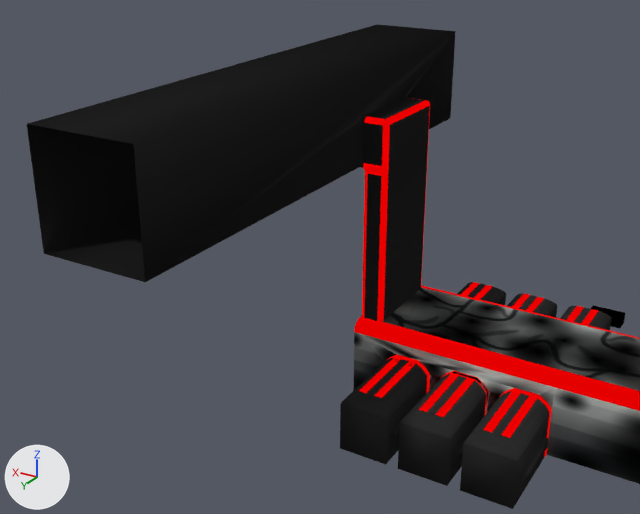
Two versions of the Blender file 3D_Models/3D Models/1_StartingArea/1_StartingArea.blend, one commit apart.
Both versions are drawn from a camera (50 mm lens) standing at (-15.31, 74.24, 40.93) and looking at (17.65, 19.31, 13.47). The axes (+X, +Y, +Z) are drawn at lower left. The lights are the same throughout.

The first picture shows 'StartingArea'.
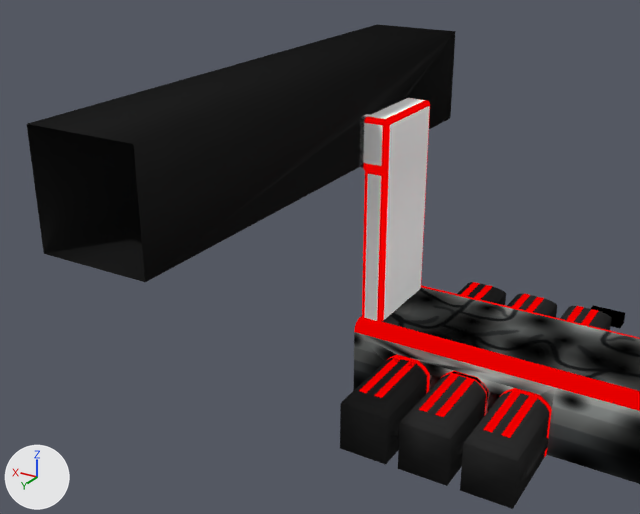
Commit message: Small mod to 1_StartingArea -MShannon

The change, as a list of edits to the scene's bpy script:
```text
Add mat_shaftmat:
    mat_shaftmat = diffuse_material('ShaftMat')
    mat_shaftmat.base_color = (1.0, 1.0, 1.0)  # white #ffffff
Add mat_crumblyhallwaydoor:
    mat_crumblyhallwaydoor = diffuse_material('CrumblyHallwayDoor')
    mat_crumblyhallwaydoor.base_color = (1.0, 1.0, 1.0)  # white #ffffff
Change me_plane_001:
    used by ob_startingarea; location = (0.0, 0.0, 0.0)
    remove me_plane_001.from_pydata(...)  # 739 vertices, 617 faces; spans x -16.0..24.4, y -5.0..40.5, z -0.1..28.0
    add me_plane_001.from_pydata(...)  # 739 vertices, 618 faces; spans x -16.0..24.4, y -5.0..40.5, z -0.1..28.0
    me_plane_001 part 1: 6 faces spanning x 14.0..16.0, y 7.5..15.5, z 7.0..24.0 switch from mat_storagebayfloors (picture img_1_startingarea_storageroomsfloor_render_png) to mat_shaftmat (white #ffffff)
Add me_plane_002:
    me_plane_002.from_pydata(...)  # 24 vertices, 18 faces; spans x 15.99..16.34, y 12.79..15.51, z 20.0..24.0
    me_plane_002.materials.append(mat_crumblyhallwaydoor)  # white #ffffff
Add ob_crumblyhallwaydoor:
    ob_crumblyhallwaydoor = bpy.data.objects.new('CrumblyHallwayDoor', me_plane_002)
    ob_crumblyhallwaydoor.location = (0.0, 0.0, 0.0)
```

Boxes [x1, y1, x2, y2] around the edits, measured in the pictures (640 x 514 px):
'CrumblyHallwayDoor', added: after [359, 114, 369, 168]
part 1 of me_plane_001, recoloured (black to grey): [363, 98, 430, 321] in both
